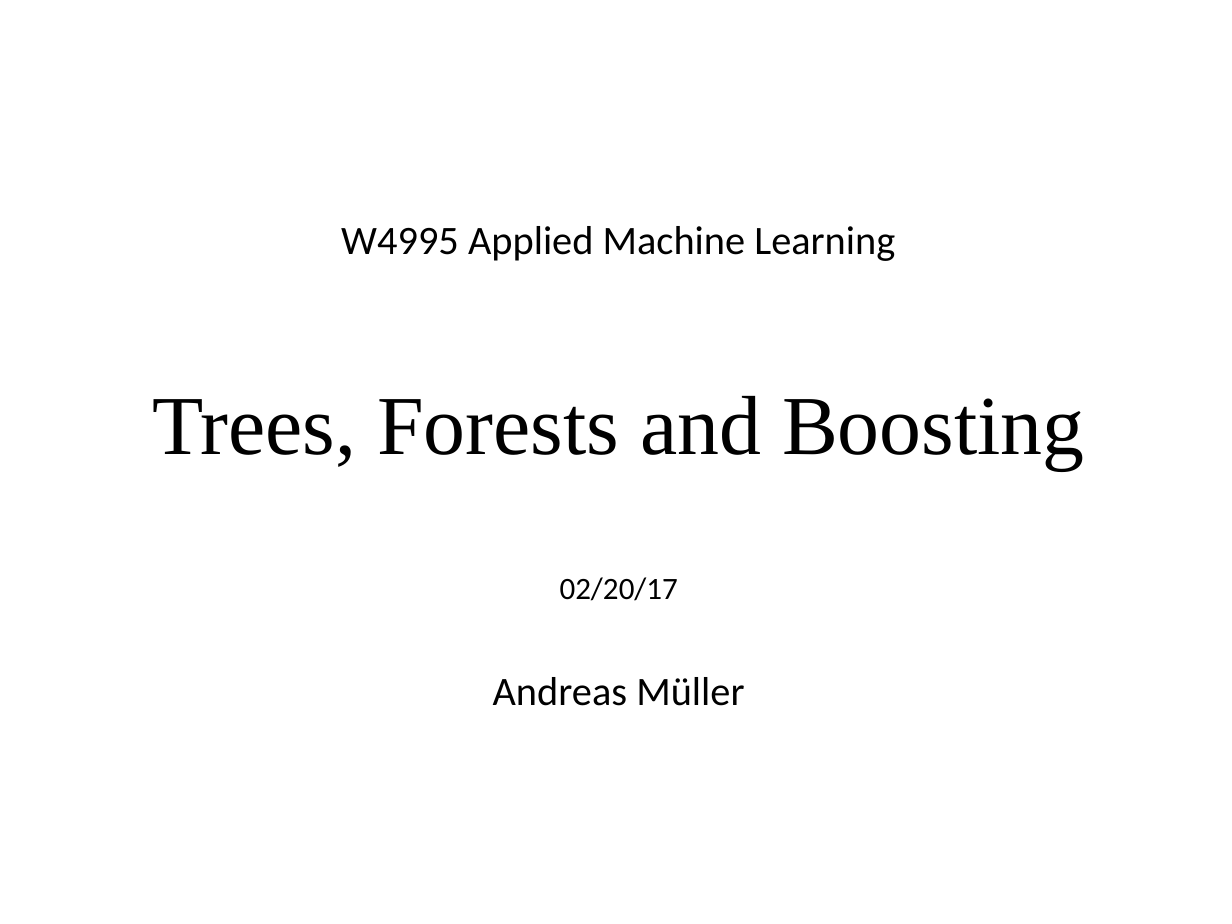
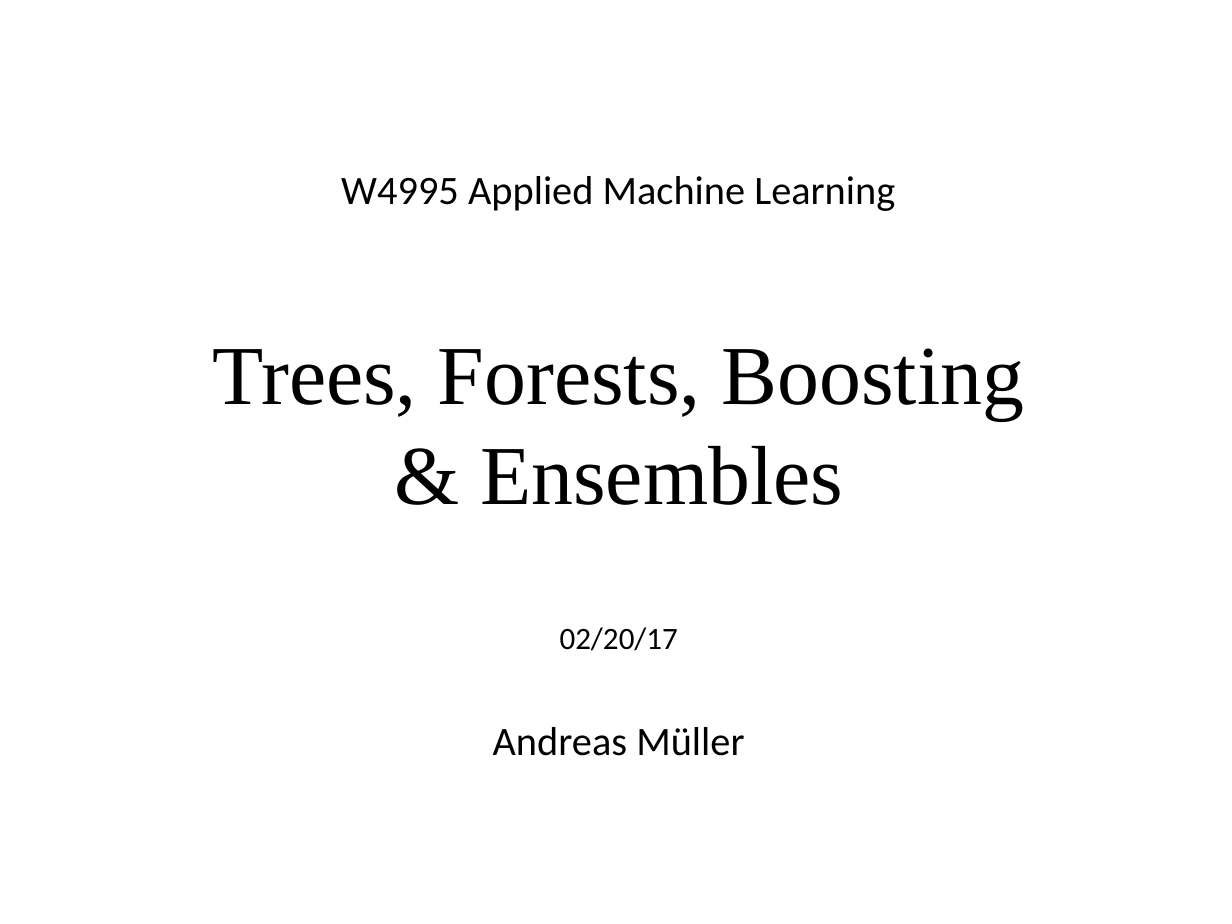
Before and after one commit to amueller/applied_ml_spring_2017, a slide deck: slide 1 of slides/aml-10-022017.odp. Drawn at 1232x924 pixels with LibreOffice and Linux fonts; fonts in the diff are those of the drawing. Boxes give left, top, right and bottom in pixels: in the first picture for what was removed or moved away, otherwise in the second. Text is boxed around its words. In the diff, an @@ line names an element or a change of style, - is before the commit and + after.

```diff
--- a/slides/aml-10-022017.odp
+++ b/slides/aml-10-022017.odp
@@ text at box(213, 348, 1024, 505): text changed @@
-Trees, Forests and Boosting
+Trees, Forests, Boosting
+& Ensembles
```
Also in this commit, not shown: 1 other slide changed.
